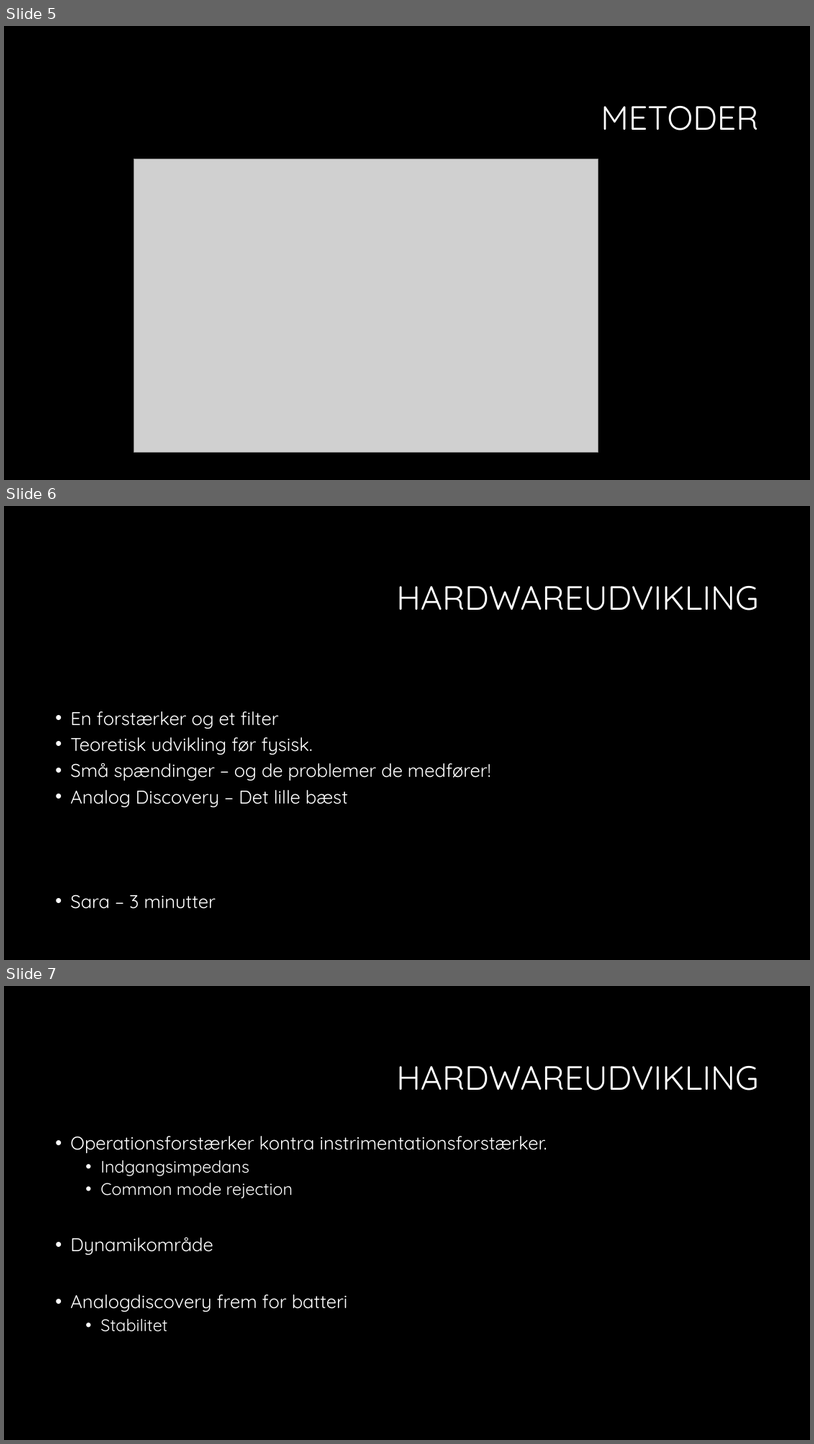
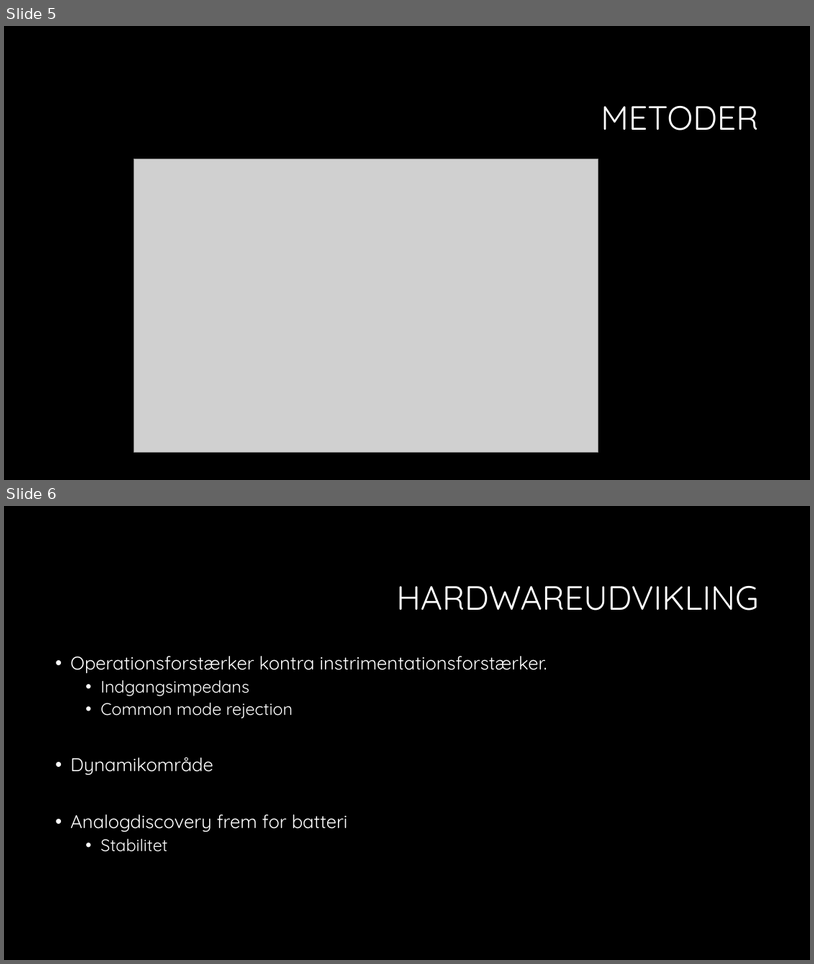
Before and after one commit to sarakirkeby/Semester-Projekt-3, a slide deck: Bifiler til projekt/Semesterprojekt 3.pptx. Shown one above the other, each under a label of ours: slides 5, 6 and 7 before the commit, slides 5 and 6 after it. The pictures are 814x1444 and 814x964 pixels, drawn with LibreOffice and Linux fonts; fonts in the diff are those of the drawing; grey boxes stand for pictures; background and template pictures are left out. Boxes give left, top, right and bottom in pixels: in the first picture for what was removed or moved away, otherwise in the second. Text is boxed around its words. In the diff, an @@ line names an element or a change of style, - is before the commit and + after.

```diff
--- a/Bifiler til projekt/Semesterprojekt 3.pptx
+++ b/Bifiler til projekt/Semesterprojekt 3.pptx
@@ slide 6 removed at bbox=[4, 506, 810, 960], background #000000 @@
@@ title removed at bbox=[396, 586, 759, 610] @@
-HARDWAREUDVIKLING
@@ text removed at bbox=[70, 711, 491, 908] @@
-• En forstærker og et filter
-• Teoretisk udvikling før fysisk.
-• Små spændinger – og de problemer de medfører!
-• Analog Discovery – Det lille bæst
-• Sara – 3 minutter
@@ what was slide 7 is now slide 6 @@
```
Also in this commit, not shown: 1 slide added.
